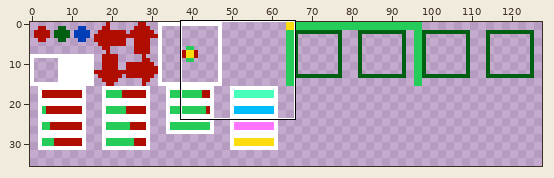
One commit to this pixel-art file: Assets/graphics/system.ase. The first picture is a wide view before the edit; the outline marks the close-up.
Close-up. Old version:
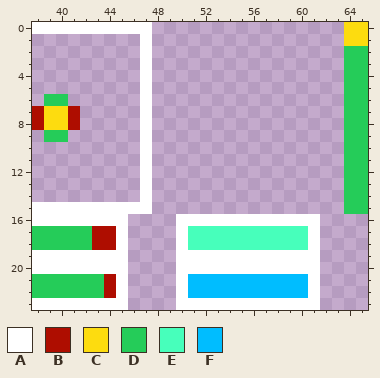
128x128 pixels, 1 frame. Shown: x 38..65, y 0..23. The wide view leaves out empty margins.
Palette (. is transparent): A #ffffff  B #ae0d00  C #fddc0f  D #25cc59  E #47ffbb  F #00bdff
Pixels before, first column x 38:
 0 AAAAAAAAAA................CC
 1 .........A................CC
 2 .........A................DD
 3 .........A................DD
 4 .........A................DD
 5 .........A................DD
 6 .DD......A................DD
 7 BCCB.....A................DD
 8 BCCB.....A................DD
 9 .DD......A................DD
10 .........A................DD
11 .........A................DD
12 .........A................DD
13 .........A................DD
14 .........A................DD
15 AAAAAAAAAA................DD
16 AAAAAAAA....AAAAAAAAAAAA....
17 DDDDDBBA....AEEEEEEEEEEA....
18 DDDDDBBA....AEEEEEEEEEEA....
19 AAAAAAAA....AAAAAAAAAAAA....
20 AAAAAAAA....AAAAAAAAAAAA....
21 DDDDDDBA....AFFFFFFFFFFA....
22 DDDDDDBA....AFFFFFFFFFFA....
23 AAAAAAAA....AAAAAAAAAAAA....
Once edited:
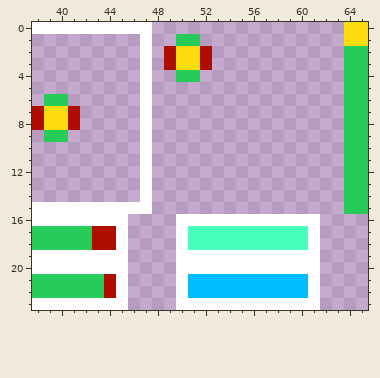
What changed:
Changed rows in their new state; - is an unchanged pixel.
first column x 49:
 1 -DD-
 2 BCCB
 3 BCCB
 4 -DD-
